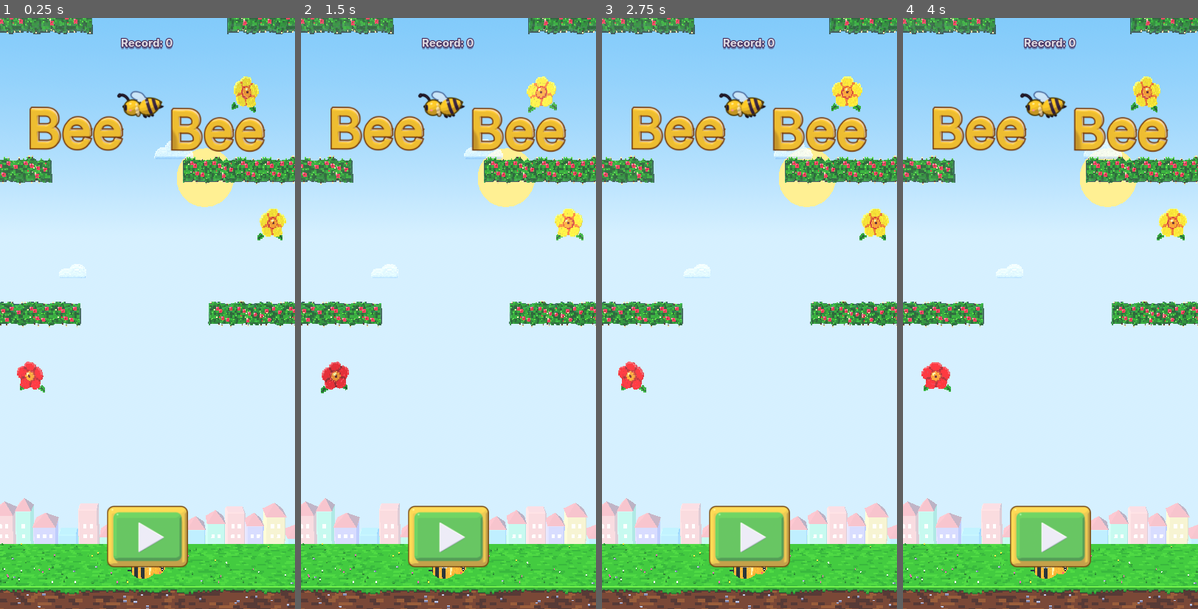
Above: before the commit, frames 1-4 (left to right).
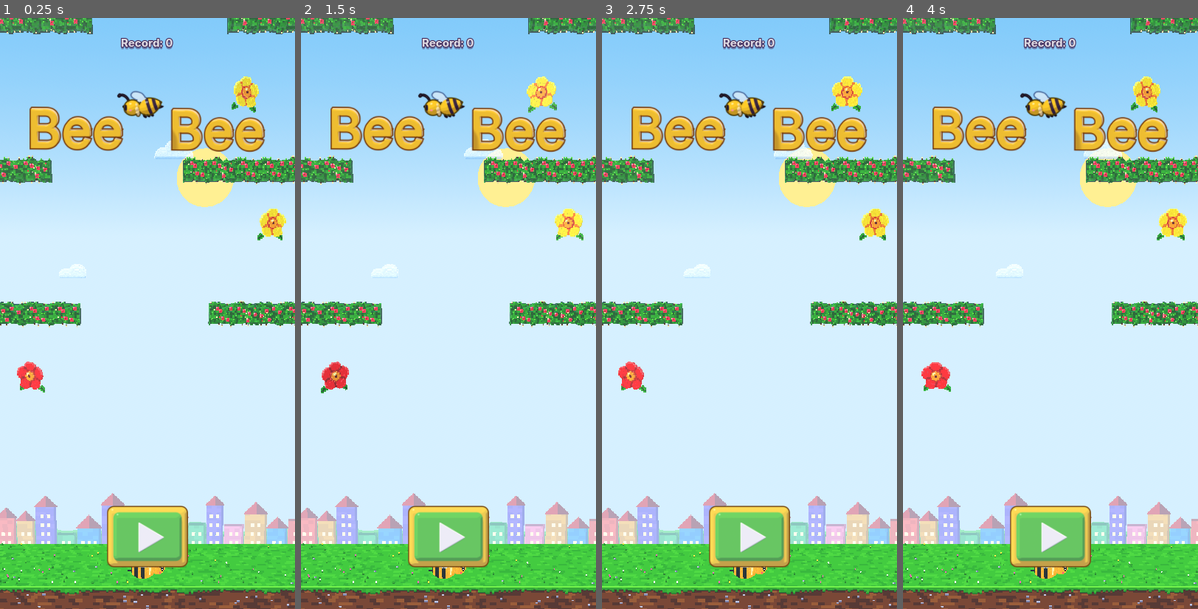
Above: after the commit, the same moments.

Repository: costanoy/bee-bee
Game: Godot game, scene res://scenes/main.tscn
Same seed, same stepped clock (60 frames per second), same inputs: the game is played once before the commit and once after it.
Inputs (mouse positions are in pixels of both pictures, inside the frame that each line leads up to):
- Up to frame 1 (0.25 s): no input
- Up to frame 2 (1.5 s): move the mouse to (513, 283) at 0.52 s; click (513, 283) at 0.67 s; move the mouse to (389, 343) at 1.27 s; click (389, 343) at 1.42 s
- Up to frame 3 (2.75 s): move the mouse to (779, 183) at 2.02 s; click (779, 183) at 2.17 s
- Up to frame 4 (4 s): move the mouse to (1035, 431) at 2.77 s; click (1035, 431) at 2.92 s; move the mouse to (1139, 402) at 3.52 s; click (1139, 402) at 3.67 s

The runs differ from the first frame. In frame 1, 4.2% of the frame differs, in the area x 0-100%, y 80-89%; in frame 2, 4.2%; in frame 3, 4.2%; in frame 4, 4.2%.

Commit message:
Voxel city backdrop in the game
The voxel city was approved, so the backdrop_city slot now loads
backdrop_voxel_city.glb. With it every model the 3D view draws is voxel
art.

Co-Authored-By: Claude Opus 5.5 <noreply@anthropic.com>

Diff:
--- a/scripts/view3d.gd
+++ b/scripts/view3d.gd
@@ -30,6 +30,7 @@
 	"jupiter": "jupiter_voxel",
 	"ufo": "ufo_voxel",
 	"backdrop_hills": "backdrop_voxel_hills",
+	"backdrop_city": "backdrop_voxel_city",
 }
 const BACKDROP_DEPTH := 95.0     # far enough to scroll at ~1/5 of the climb rate
 const SUN_Y := 26.0
